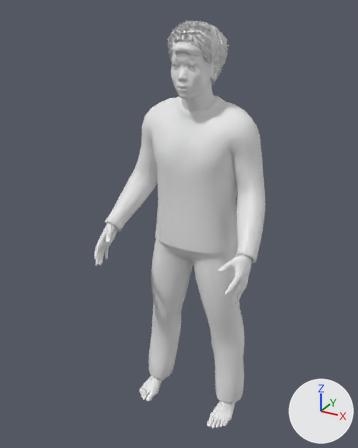
The glTF model assets/models/male_asi_young.glb, before and after one commit.
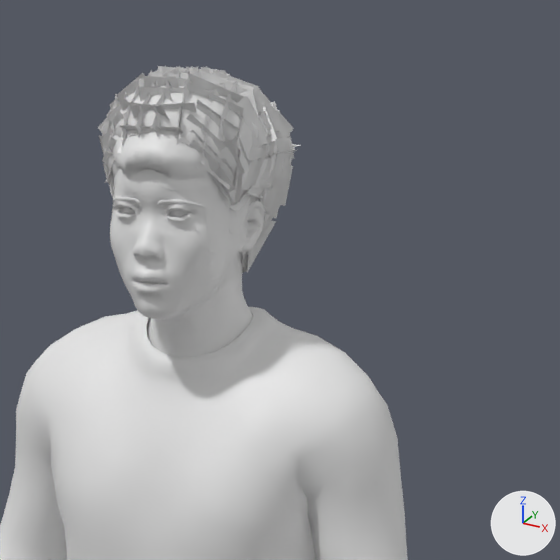
Each version is shown whole from a camera (50 mm lens) standing at (0.841, -1.695, 1.707) and looking at (-0.041, -0.091, 0.905), then close up on the part from 38% to 87% of the width and 0% to 39% of the height. Every picture has the same lights, and +X, +Y and +Z are marked at lower right. The first two pictures are the older version.

In view in the first close-up: 'body', 'clothes', 'hair_afro01', 'hair_short02', 'hair_short04' and 4 more.
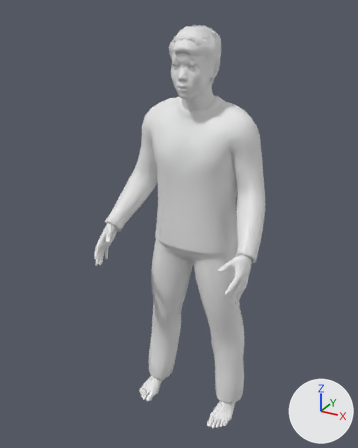
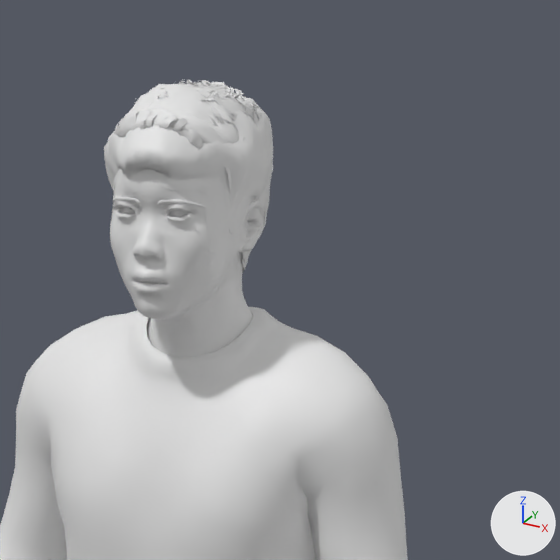
Boxes (x1, y1, x2, y2) around the edits, measured in the close-ups (560 x 560 px):
'hair_afro01', deleted
    before: (98, 65, 300, 272)
'hair_short01', unchanged, uncovered by the edit
    before: (116, 116, 255, 269)
    after: (114, 79, 273, 269)

Edits to the bpy script that builds the scene:
```text
Remove ob_hair_afro01:
    ob_hair_afro01 = bpy.data.objects.new('hair_afro01', me_hair_afro01)
    ob_hair_afro01.location = (0.0, 0.0, 0.0)
```
